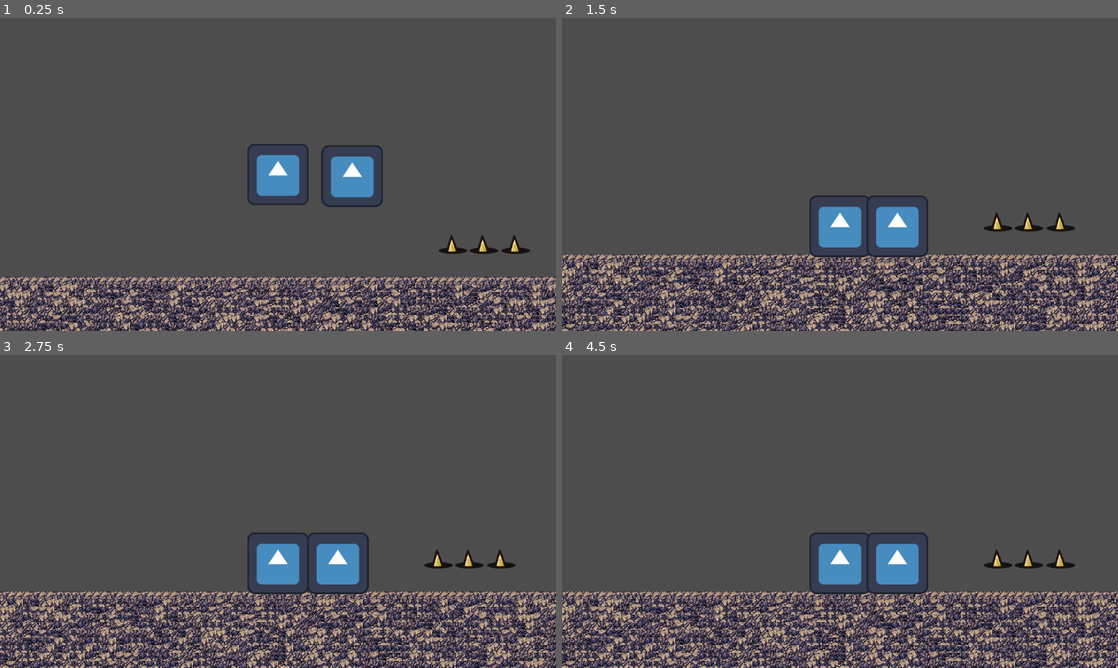
Above: before the commit, frames 1-4 (two rows, left to right).
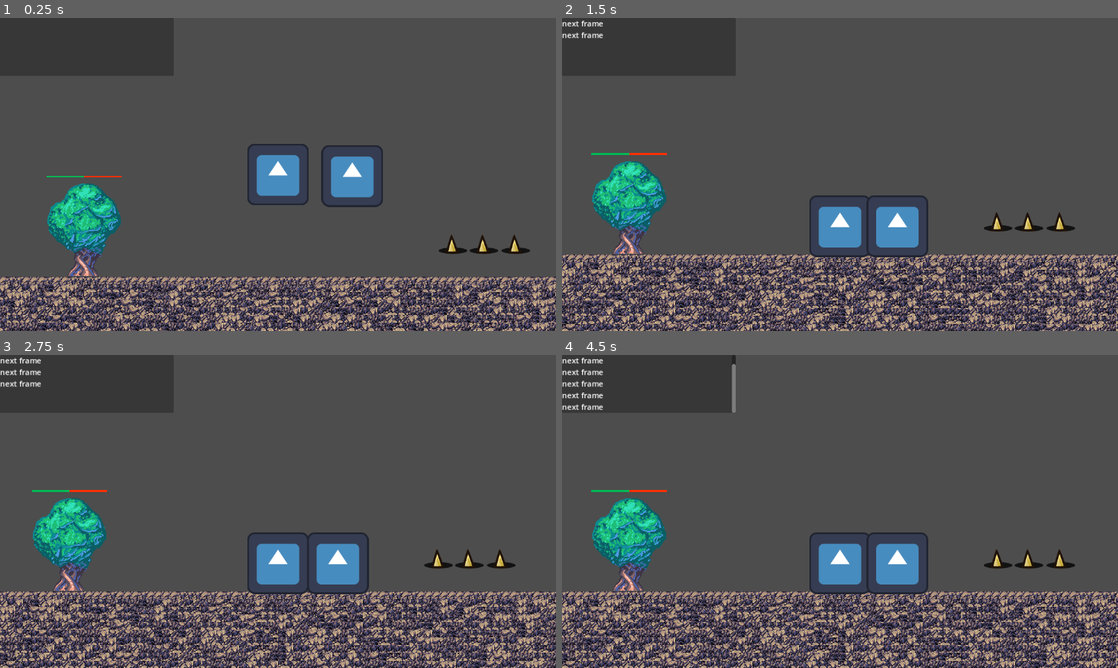
Above: after the commit, the same moments.

Repository: Ikkisoad/Amazon-Guardians
Game: Godot game, scene res://scenes/main.tscn
The game is run twice, just before and just after one commit, with the same random seed, the same clock (stepped at 60 frames per second) and the same inputs. The engine's default icon, where the game draws it, is replaced by a stand-in: a white triangle on a blue panel in a dark square.
Inputs:
- Up to frame 1 (0.25 s): no input
- Up to frame 2 (1.5 s): hold D (right) from 0.53 s (still down); tap N (frameAdvance) at 0.6, 1.35 s; tap Space (jump) at 0.77 s; tap Enter at 1.25 s
- Up to frame 3 (2.75 s): tap Space (jump) at 1.52 s; tap Escape (reset) at 2 s; release D (right) at 2.03 s; hold A (left) from 2.03 s (still down); tap C (swap) at 2.1 s; tap N (frameAdvance) at 2.3 s
- Up to frame 4 (4.5 s): tap Escape (reset) at 2.75, 3.5, 4.15, 4.25 s; release A (left) at 2.78 s; hold D (right) 2.78-4.28 s; tap X (trap) at 2.85 s; tap Space (jump) at 3.02, 3.77 s; tap N (frameAdvance) at 3.05, 3.6, 4.35 s; hold A (left) from 4.28 s (still down)

The runs differ from the first frame. In frame 1, 2.4% of the frame differs, in the area x 8-22%, y 50-83%; in frame 2, 2.5%; in frame 3, 2.6%; in frame 4, 2.8%, in the area x 0-32%, y 0-76%.

Commit message:
Base resources

Diff:
--- a/project.godot
+++ b/project.godot
@@ -17,7 +17,8 @@
 
 [autoload]
 
-Global="*res://scenes/Global.gd"
+Global="*res://scenes/system/Global.gd"
+Log="*res://scenes/system/log.gd"
 
 [display]
 
--- a/scenes/main.tscn
+++ b/scenes/main.tscn
@@ -1,9 +1,10 @@
-[gd_scene load_steps=5 format=3 uid="uid://dsdx64qq5lk44"]
+[gd_scene load_steps=6 format=3 uid="uid://dsdx64qq5lk44"]
 
 [ext_resource type="PackedScene" uid="uid://cecu0ryqrwf3q" path="res://scenes/traps/wood_trap.tscn" id="2_kcd3x"]
 [ext_resource type="PackedScene" uid="uid://i4ewk0kd4tbe" path="res://scenes/system/debugger.tscn" id="3_oa7ly"]
 [ext_resource type="PackedScene" uid="uid://c4elcp35wq18e" path="res://scenes/tile_map/tile_map.tscn" id="4_m70y3"]
 [ext_resource type="PackedScene" uid="uid://85ho1813kvpx" path="res://scenes/player/player_manager.tscn" id="4_pnr2r"]
+[ext_resource type="PackedScene" uid="uid://b1wnvd43cktpa" path="res://scenes/resources/tree_resource/tree_resource.tscn" id="5_ktgpv"]
 
 [node name="Main" type="Node2D"]
 
@@ -23,3 +24,8 @@
 
 [node name="PlayerManager" parent="." instance=ExtResource("4_pnr2r")]
 position = Vector2(530, 252)
+
+[node name="TreeResource" parent="." instance=ExtResource("5_ktgpv")]
+position = Vector2(128, 399)
+tmrResourceMin = 1
+tmrResourceMax = 2
--- /dev/null
+++ b/scenes/player_resource/base_player_resource/base_player_resource.gd
@@ -0,0 +1,24 @@
+extends CharacterBody2D
+@onready var tmr_base_player_resource = $tmrBasePlayerResource
+
+@export var tmrDespawnMin = 50
+@export var tmrDespawnMax = 150
+var gravity = ProjectSettings.get_setting("physics/2d/default_gravity")
+
+# Called when the node enters the scene tree for the first time.
+func _ready():
+	startDespawnTimer()
+
+func _physics_process(delta):
+	velocity.y += gravity * delta
+
+func _on_tmr_base_player_resource_timeout():
+	Log.print("Despawned")
+	queue_free()
+
+func startDespawnTimer():
+	tmr_base_player_resource.start(randi_range(tmrDespawnMin, tmrDespawnMax))
+
+
+func _on_a_2d_base_player_resource_body_entered(body):
+	Log.print("Body detected")
--- /dev/null
+++ b/scenes/player_resource/base_player_resource/base_player_resource.tscn
@@ -0,0 +1,40 @@
+[gd_scene load_steps=6 format=3 uid="uid://bot5k4oc4qdro"]
+
+[ext_resource type="Script" path="res://scenes/player_resource/base_player_resource/base_player_resource.gd" id="1_l6a41"]
+[ext_resource type="Texture2D" uid="uid://dmwh6d4x1bmwy" path="res://Assets/sprites/leaves/tree bushes.png" id="1_myphd"]
+
+[sub_resource type="AtlasTexture" id="AtlasTexture_2q21w"]
+atlas = ExtResource("1_myphd")
+region = Rect2(0, 0, 50, 50)
+
+[sub_resource type="SpriteFrames" id="SpriteFrames_ybdxa"]
+animations = [{
+"frames": [{
+"duration": 1.0,
+"texture": SubResource("AtlasTexture_2q21w")
+}],
+"loop": true,
+"name": &"default",
+"speed": 5.0
+}]
+
+[sub_resource type="RectangleShape2D" id="RectangleShape2D_ag4p1"]
+
+[node name="BasePlayerResource" type="CharacterBody2D"]
+collision_layer = 0
+collision_mask = 4
+script = ExtResource("1_l6a41")
+
+[node name="a2dBasePlayerResource" type="Area2D" parent="."]
+
+[node name="asprBasePlayerResource" type="AnimatedSprite2D" parent="."]
+sprite_frames = SubResource("SpriteFrames_ybdxa")
+frame_progress = 0.682155
+
+[node name="tmrBasePlayerResource" type="Timer" parent="."]
+
+[node name="csBasePlayerResource" type="CollisionShape2D" parent="."]
+shape = SubResource("RectangleShape2D_ag4p1")
+
+[connection signal="body_entered" from="a2dBasePlayerResource" to="." method="_on_a_2d_base_player_resource_body_entered"]
+[connection signal="timeout" from="tmrBasePlayerResource" to="." method="_on_tmr_base_player_resource_timeout"]
--- /dev/null
+++ b/scenes/player_resource/leaves/leaves.tscn
@@ -0,0 +1,10 @@
+[gd_scene load_steps=3 format=3 uid="uid://yki3cvupxe4o"]
+
+[ext_resource type="PackedScene" uid="uid://bot5k4oc4qdro" path="res://scenes/player_resource/base_player_resource/base_player_resource.tscn" id="1_t8478"]
+
+[sub_resource type="RectangleShape2D" id="RectangleShape2D_b33n3"]
+
+[node name="Leaves" instance=ExtResource("1_t8478")]
+
+[node name="CollisionShape2D" type="CollisionShape2D" parent="a2dBasePlayerResource" index="0"]
+shape = SubResource("RectangleShape2D_b33n3")
--- /dev/null
+++ b/scenes/resources/base_resource/base_resource.gd
@@ -0,0 +1,32 @@
+extends Node2D
+
+@export var health = 100
+@onready var tmr_resource = $tmrResource
+@export var resourceType:Global.ResourceType = Global.ResourceType.TREE
+
+var playerResource
+
+@export var tmrResourceMin = 100
+@export var tmrResourceMax = 500
+
+func _ready():
+	startPlayerResourceTimer()
+	setPlayerResource()
+
+func _on_body_entered(body):
+	Log.print(str("Body entered: ", body))
+
+
+func _on_tmr_resource_timeout():
+	Log.print("Spawn player resource")
+	var newResource = playerResource.instantiate()
+	add_child(newResource)
+	startPlayerResourceTimer()
+
+func startPlayerResourceTimer():
+	tmr_resource.start(randi_range(tmrResourceMin, tmrResourceMax))
+
+func setPlayerResource():
+	match resourceType:
+		Global.ResourceType.TREE:
+			playerResource = preload("res://scenes/player_resource/leaves/leaves.tscn")
--- /dev/null
+++ b/scenes/resources/base_resource/base_resource.tscn
@@ -0,0 +1,30 @@
+[gd_scene load_steps=4 format=3 uid="uid://bwsy83o5lf5fh"]
+
+[ext_resource type="Texture2D" uid="uid://8s7lejkpdj6h" path="res://Assets/sprites/tree/tree.png" id="1_8gujh"]
+[ext_resource type="Script" path="res://scenes/resources/base_resource/base_resource.gd" id="1_e2i2j"]
+[ext_resource type="Theme" uid="uid://btq0bfqwg7hqv" path="res://scenes/resources/base_resource/resource.tres" id="3_243ih"]
+
+[node name="BaseResource" type="Node2D"]
+z_index = -5
+script = ExtResource("1_e2i2j")
+
+[node name="a2dResource" type="Area2D" parent="."]
+z_index = -5
+
+[node name="pbResource" type="ProgressBar" parent="."]
+offset_left = -78.0
+offset_top = -112.0
+offset_right = 78.0
+offset_bottom = -108.0
+theme = ExtResource("3_243ih")
+value = 50.0
+show_percentage = false
+
+[node name="Sprite2D" type="Sprite2D" parent="."]
+texture = ExtResource("1_8gujh")
+
+[node name="tmrResource" type="Timer" parent="."]
+one_shot = true
+
+[connection signal="body_entered" from="a2dResource" to="." method="_on_body_entered"]
+[connection signal="timeout" from="tmrResource" to="." method="_on_tmr_resource_timeout"]
--- /dev/null
+++ b/scenes/resources/base_resource/resource.tres
@@ -0,0 +1,12 @@
+[gd_resource type="Theme" load_steps=3 format=3 uid="uid://btq0bfqwg7hqv"]
+
+[sub_resource type="StyleBoxFlat" id="StyleBoxFlat_dao2y"]
+bg_color = Color(1, 0.184314, 0, 1)
+
+[sub_resource type="StyleBoxFlat" id="StyleBoxFlat_h8c3j"]
+bg_color = Color(1.2514e-06, 0.720354, 0.327018, 1)
+
+[resource]
+ProgressBar/colors/font_outline_color = Color(0, 0, 0, 1)
+ProgressBar/styles/background = SubResource("StyleBoxFlat_dao2y")
+ProgressBar/styles/fill = SubResource("StyleBoxFlat_h8c3j")
--- /dev/null
+++ b/scenes/resources/tree_resource/tree_resource.tscn
@@ -0,0 +1,12 @@
+[gd_scene load_steps=3 format=3 uid="uid://b1wnvd43cktpa"]
+
+[ext_resource type="PackedScene" uid="uid://bwsy83o5lf5fh" path="res://scenes/resources/base_resource/base_resource.tscn" id="1_l4j12"]
+
+[sub_resource type="RectangleShape2D" id="RectangleShape2D_csptq"]
+size = Vector2(48, 192)
+
+[node name="TreeResource" instance=ExtResource("1_l4j12")]
+
+[node name="CollisionShape2D" type="CollisionShape2D" parent="a2dResource" index="0"]
+shape = SubResource("RectangleShape2D_csptq")
+debug_color = Color(1.2514e-06, 0.650141, 0.110105, 0.42)
--- a/scenes/Global.gd
+++ b/scenes/system/Global.gd
@@ -1,6 +1,7 @@
 extends Node
 
 enum TrapType {WOOD}
+enum ResourceType {TREE}
 
 func _input(event):
 	if event.is_action_pressed("reset"):
--- a/scenes/system/debugger.gd
+++ b/scenes/system/debugger.gd
@@ -22,4 +22,4 @@
 			get_tree().paused = true
 		nextFrame = true
 		get_tree().paused = false
-		print("next frame")
+		Log.print("next frame")
--- /dev/null
+++ b/scenes/system/log.gd
@@ -0,0 +1,46 @@
+extends Node
+
+var debug: bool = OS.has_feature("debug")
+
+@onready var panel: Panel = Panel.new()
+@onready var canvas_layer: CanvasLayer = CanvasLayer.new()
+@onready var rich_text_label: RichTextLabel = RichTextLabel.new()
+# @onready var theme: Theme = load("res://SurvivalScape.theme") # Your custom theme file
+
+func _ready() -> void:
+	process_mode = Node.PROCESS_MODE_ALWAYS
+
+	if debug:
+		if OS.get_name() == "Android" or OS.get_name() == "iOS":
+			pass
+		else:
+			canvas_layer.layer = 128
+			panel.size = Vector2(360, 120)
+			# panel.theme = theme
+			panel.set_anchors_preset(Control.PRESET_TOP_LEFT, true)
+			panel.self_modulate = Color(1, 1, 1, 0.69)
+
+			rich_text_label.text = ""
+			# rich_text_label.theme = theme
+			rich_text_label.set_anchors_preset(Control.PRESET_FULL_RECT)
+			rich_text_label.scroll_following = true
+			panel.add_child(rich_text_label)
+			panel.visible = true
+			canvas_layer.add_child(panel)
+			add_child(canvas_layer)
+
+
+func _input(event: InputEvent) -> void:
+	if event.is_action_pressed("toggle_console"):
+		if panel.visible:
+			panel.visible = false
+		else:
+			panel.visible = true
+
+
+func print(message: String) -> void:
+	if debug:
+		if rich_text_label:
+			rich_text_label.append_text(message + "\n")
+
+	print(message)
--- a/scenes/traps/base_trap.gd
+++ b/scenes/traps/base_trap.gd
@@ -13,7 +13,7 @@
 
 func _on_area_entered(area: Area2D) -> void:
 	animated_sprite_2d.play()
-	print("Player detected!!")
+	Log.print("Player detected!!")
 	trap_timer.start()
 
 func _on_trap_timer_timeout() -> void:
Binary file added: Assets/sprites/leaves/tree bushes.png
Not shown, added: Assets/sprites/leaves/tree bushes.png.import
